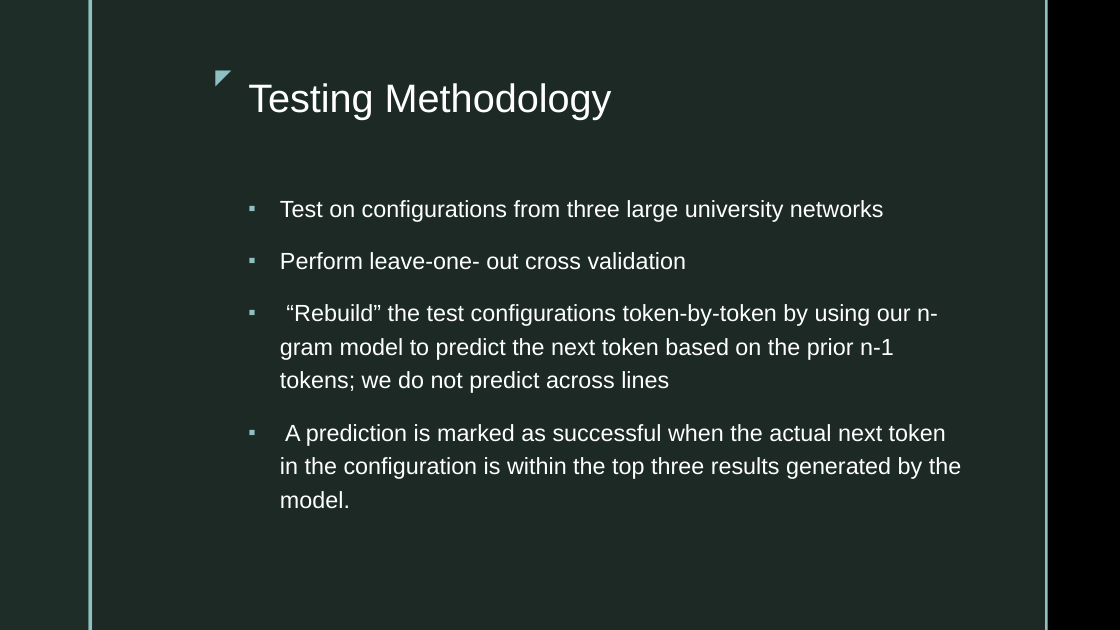
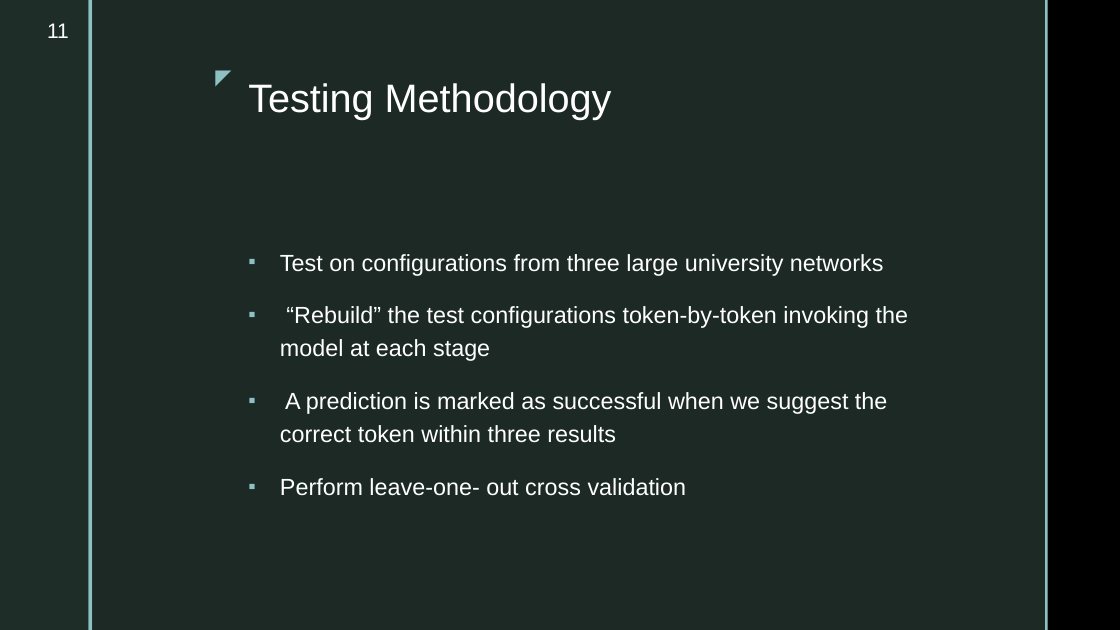
Before and after one commit to ahsanMah/config-completion, a slide deck: slide 11 of Final Presentation.pptx. Drawn at 1120x630 pixels with LibreOffice and Linux fonts; fonts in the diff are those of the drawing; background and template pictures are left out. Boxes give left, top, right and bottom in pixels: in the first picture for what was removed or moved away, otherwise in the second. Text is boxed around its words. In the diff, an @@ line names an element or a change of style, - is before the commit and + after.

```diff
--- a/Final Presentation.pptx
+++ b/Final Presentation.pptx
@@ page number added at bbox=[47, 23, 69, 38], 18 pt, text #FFFFFF @@
+11
@@ text at bbox=[280, 306, 908, 443]: paragraphs added @@
+▪ “Rebuild” the test configurations token-by-token invoking the model at each stage
+▪ A prediction is marked as successful when we suggest the correct token within three results
@@ text at bbox=[280, 304, 961, 509]: paragraphs removed @@
-▪ “Rebuild” the test configurations token-by-token by using our n-gram model to predict the next token based on the prior n-1 tokens; we do not predict across lines
-▪ A prediction is marked as successful when the actual next token in the configuration is within the top three results generated by the model.
```
Also in this commit, not shown: 9 other slides changed, 8 slides added, 5 slides removed, 18 other files.
